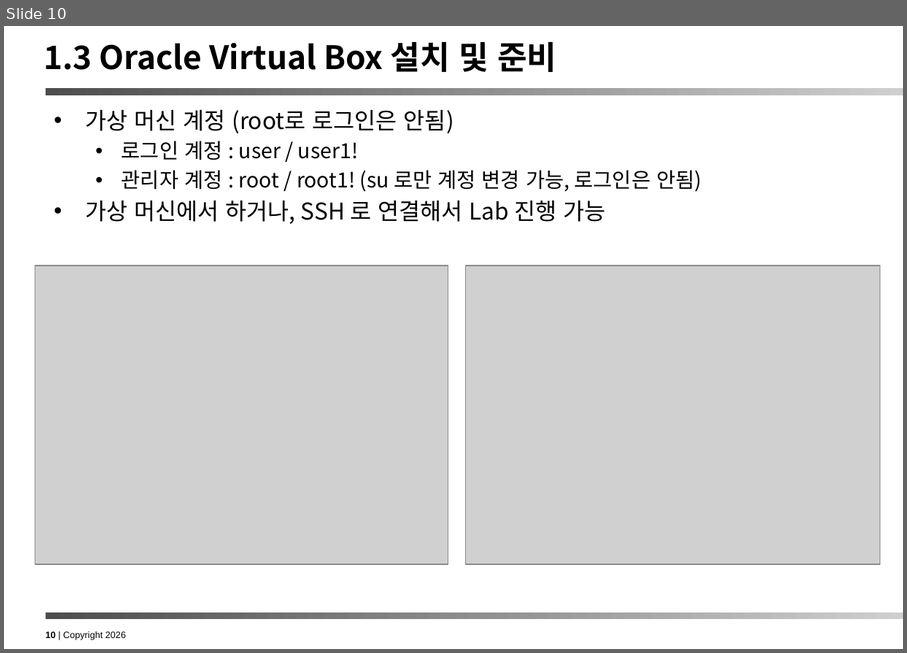
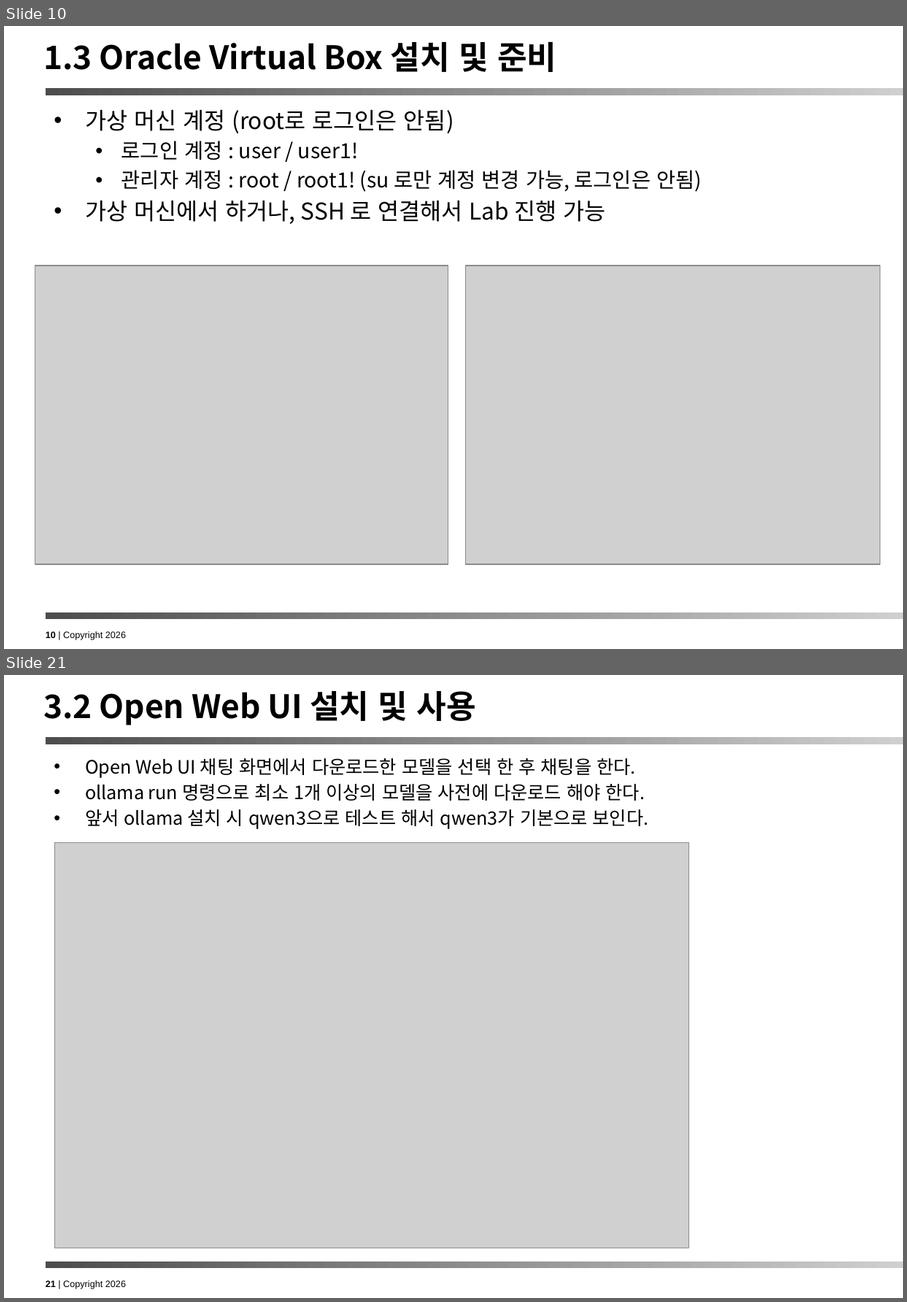
Before and after one commit to ykchang/ontology_handson, a slide deck: doc/Ontology Hands On Lab.pptx. Shown one above the other, each under a label of ours: slide 10 before the commit, slides 10 and 21 after it; the slides between them are not shown. The pictures are 907x653 and 907x1302 pixels, drawn with LibreOffice and Linux fonts; fonts in the diff are those of the drawing; grey boxes stand for pictures. Boxes give left, top, right and bottom in pixels: in the first picture for what was removed or moved away, otherwise in the second. Text is boxed around its words. In the diff, an @@ line names an element or a change of style, - is before the commit and + after.

```diff
--- a/doc/Ontology Hands On Lab.pptx
+++ b/doc/Ontology Hands On Lab.pptx
@@ slide 21 added at bbox=[4, 675, 903, 1298], background #FFFFFF; not listed: 3 template elements that a slide beside it also shows @@
@@ title added at bbox=[43, 691, 476, 725], 28 pt, text #000000, bold @@
+3.2 Open Web UI 설치 및 사용
@@ text added at bbox=[85, 758, 649, 829], 16 pt, text #000000 @@
+• Open Web UI 채팅 화면에서 다운로드한 모델을 선택 한 후 채팅을 한다.
+• ollama run 명령으로 최소 1개 이상의 모델을 사전에 다운로드 해야 한다.
+• 앞서 ollama 설치 시 qwen3으로 테스트 해서 qwen3가 기본으로 보인다.
@@ picture added at bbox=[54, 843, 689, 1248] @@
```
Also in this commit, not shown: 3 slides changed, 26 other slides added, 7 slides removed, 5 other files.
